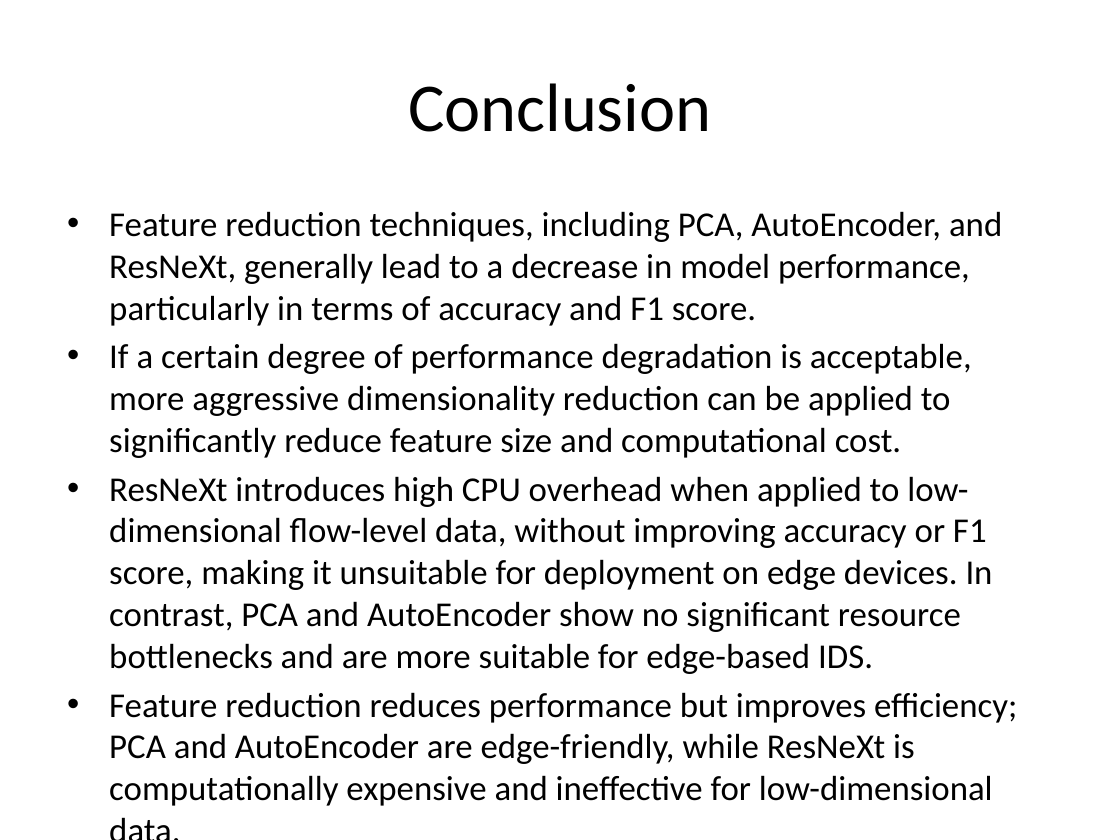
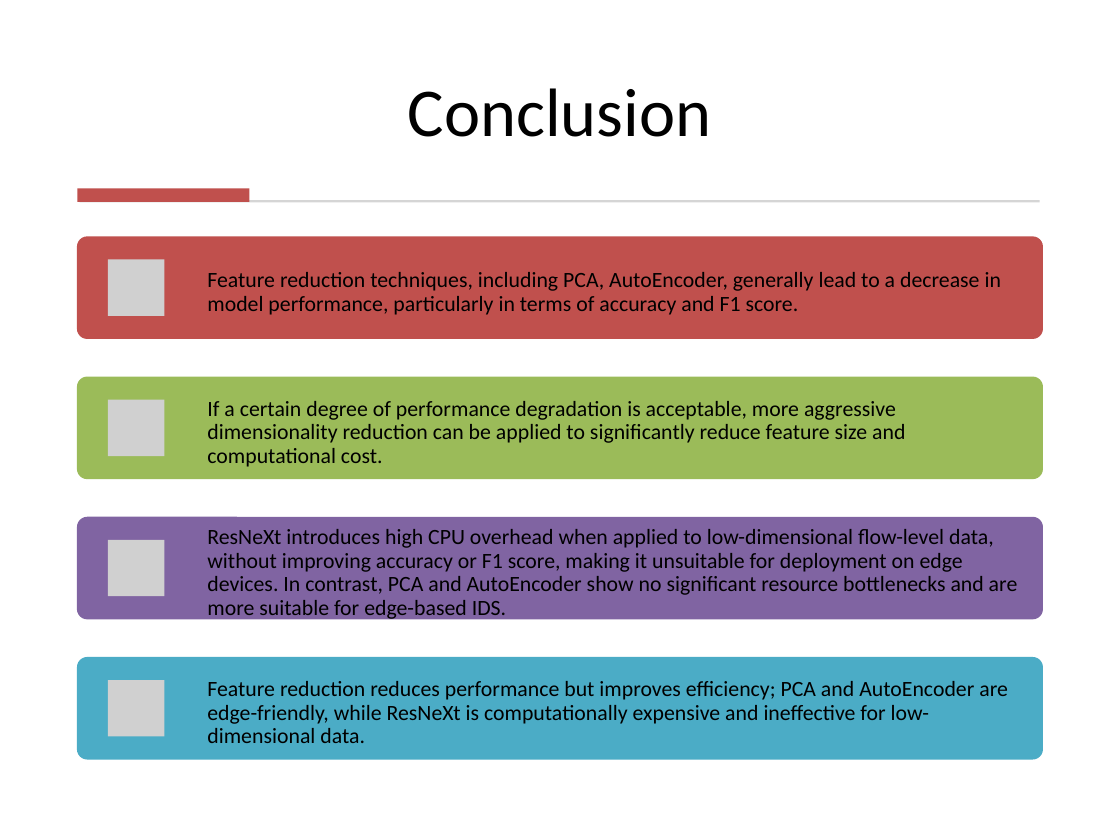
Before and after one commit to YMa10-ACS/Edge-IDS-Framework, a slide deck: slide 12 of Presentation/IoMT_IDS_Presentation.pptx (slide 10 before the commit). Drawn at 1120x840 pixels with LibreOffice and Linux fonts; fonts in the diff are those of the drawing; grey boxes stand for pictures. Boxes give left, top, right and bottom in pixels: in the first picture for what was removed or moved away, otherwise in the second. Text is boxed around its words. In the diff, an @@ line names an element or a change of style, - is before the commit and + after.

```diff
--- a/Presentation/IoMT_IDS_Presentation.pptx
+++ b/Presentation/IoMT_IDS_Presentation.pptx
@@ title "Conclusion" at <box>408,88,711,137</box>: vertical alignment middle to bottom @@
@@ rectangle added at <box>77,188,250,202</box>, fill #C0504D @@
@@ rectangle added at <box>80,200,1039,203</box>, fill #D5D5D5 @@
@@ text removed at <box>109,211,1017,764</box> @@
-• Feature reduction techniques, including PCA, AutoEncoder, and ResNeXt, generally lead to a decrease in model performance, particularly in terms of accuracy and F1 score.
-• If a certain degree of performance degradation is acceptable, more aggressive dimensionality reduction can be applied to significantly reduce feature size and computational cost.
-• ResNeXt introduces high CPU overhead when applied to low-dimensional flow-level data, without improving accuracy or F1 score, making it unsuitable for deployment on edge devices. In contrast, PCA and AutoEncoder show no significant resource bottlenecks and are more suitable for edge-based IDS.
-• Feature reduction reduces performance but improves efficiency; PCA and AutoEncoder are edge-friendly, while ResNeXt is computationally expensive and ineffective for low-dimensional data.
@@ group added at <box>77,236,1043,760</box>: 4 rounded rectangles, 4 pictures, 4 texts @@
+Feature reduction techniques, including PCA, AutoEncoder, generally lead to a decrease in model performance, particularly in terms of accuracy and F1 score.
+If a certain degree of performance degradation is acceptable, more aggressive dimensionality reduction can be applied to significantly reduce feature size and computational cost.
+ResNeXt introduces high CPU overhead when applied to low-dimensional flow-level data, without improving accuracy or F1 score, making it unsuitable for deployment on edge devices. In contrast, PCA and AutoEncoder show no significant resource bottlenecks and are more suitable for edge-based IDS.
+Feature reduction reduces performance but improves efficiency; PCA and AutoEncoder are edge-friendly, while ResNeXt is computationally expensive and ineffective for low-dimensional data.
```
Also in this commit, not shown: 2 other slides changed, 2 slides added, 9 other files.
